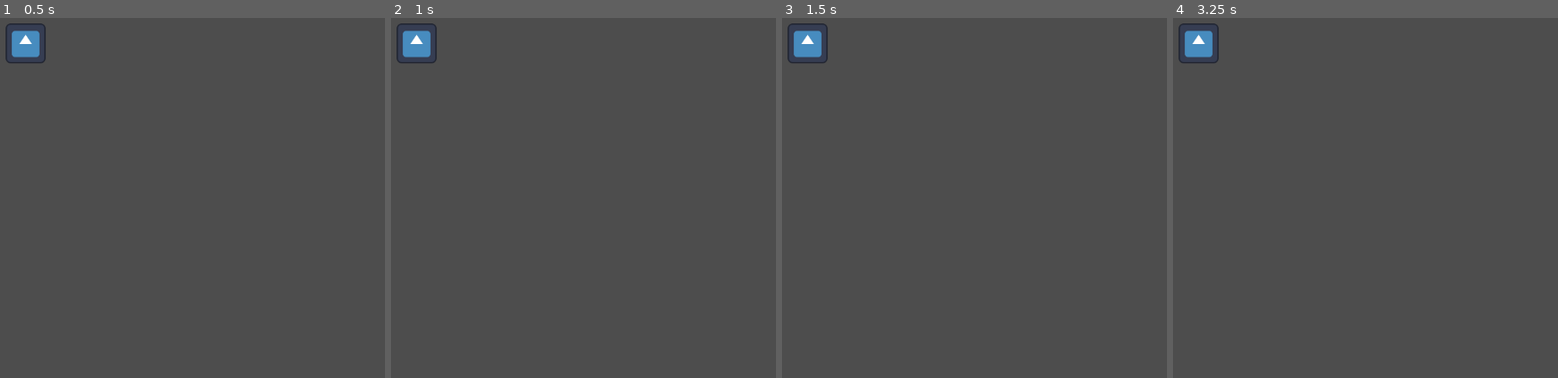
Above: before the commit, frames 1-4 (left to right).
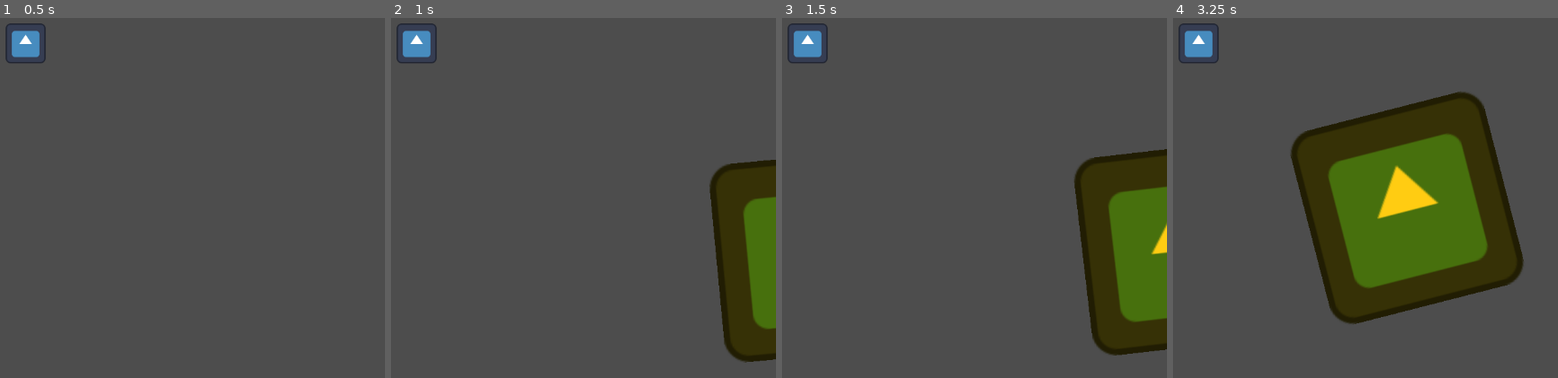
Above: after the commit, the same moments.

Repository: MANM-ANMM/jam_orage_o_rage
Game: Godot game, scene res://scene/main.tscn
The game is run twice, just before and just after one commit, with the same random seed, the same clock (stepped at 60 frames per second) and the same inputs. The engine's default icon, where the game draws it, is replaced by a stand-in: a white triangle on a blue panel in a dark square.
Inputs (mouse positions are in pixels of both pictures, inside the frame that each line leads up to):
- Up to frame 1 (0.5 s): no input
- Up to frame 2 (1 s): tap Enter (ui_accept) at 0.5, 0.77 s; move the mouse to (575, 180) at 0.52 s; hold Right (move_right) from 0.53 s (still down)
- Up to frame 3 (1.5 s): move the mouse to (outside the picture) at 1.27 s; release Right (move_right) at 1.28 s; hold Left (move_left) from 1.28 s (still down)
- Up to frame 4 (3.25 s): tap Enter (ui_accept) at 1.52, 3.02 s; move the mouse to (1269, 111) at 2.02 s; release Left (move_left) at 2.03 s; hold Right (move_right) from 2.03 s (still down); move the mouse to (outside the picture) at 2.77 s

Frame 1 is identical in both runs. In frame 2, 8.4% of the frame differs, in the area x 82-100%, y 39-96%; in frame 3, 12%; in frame 4, 28%, in the area x 30-92%, y 20-86%.

Commit message:
système degats

Diff:
--- a/project.godot
+++ b/project.godot
@@ -37,6 +37,8 @@
 
 2d_physics/layer_2="chantier"
 2d_physics/layer_3="batiment"
+2d_physics/layer_4="sensible_degats"
+2d_physics/layer_5="sensible_foudre"
 
 [rendering]
 
--- a/scene/constructions/batiment.tscn
+++ b/scene/constructions/batiment.tscn
@@ -3,6 +3,6 @@
 [ext_resource type="Script" path="res://script/batiment.gd" id="1_g0wtu"]
 
 [node name="Batiment" type="StaticBody2D"]
-collision_layer = 4
+collision_layer = 12
 collision_mask = 0
 script = ExtResource("1_g0wtu")
--- a/scene/constructions/chantier.tscn
+++ b/scene/constructions/chantier.tscn
@@ -6,7 +6,7 @@
 radius = 25.0
 
 [node name="chantier" type="StaticBody2D"]
-collision_layer = 2
+collision_layer = 10
 collision_mask = 0
 script = ExtResource("1_g1s76")
 
--- a/scene/main.tscn
+++ b/scene/main.tscn
@@ -6,7 +6,9 @@
 [ext_resource type="PackedScene" uid="uid://3c52545gaet2" path="res://scene/player.tscn" id="4_d6ngq"]
 [ext_resource type="PackedScene" uid="uid://bjyjef8wd85i3" path="res://scene/constructions/adeptes/chantier_temple.tscn" id="5_f7pyk"]
 [ext_resource type="PackedScene" uid="uid://b0rirvskmpf7i" path="res://scene/personnages/adeptes/adepte_constructeur.tscn" id="5_vn2rs"]
+[ext_resource type="PackedScene" uid="uid://do855p11p6w40" path="res://scene/constructions/adeptes/temple.tscn" id="6_556qx"]
 [ext_resource type="PackedScene" uid="uid://dgx465jyd2y5w" path="res://scene/personnages/adeptes/adepte_pose_chantier.tscn" id="7_xuc5i"]
+[ext_resource type="PackedScene" uid="uid://b2yap1l1e3a52" path="res://scene/personnages/apostats/apostat_guerrier.tscn" id="8_3brll"]
 
 [node name="main" type="Node2D"]
 script = ExtResource("1_rtxvy")
@@ -27,15 +29,23 @@
 [node name="batiments" type="Node2D" parent="Planete"]
 
 [node name="ChantierTemple" parent="Planete/batiments" instance=ExtResource("5_f7pyk")]
-position = Vector2(214, -786)
+position = Vector2(208, -792)
+
+[node name="Temple" parent="Planete/batiments" instance=ExtResource("6_556qx")]
+position = Vector2(327, -736)
 
 [node name="personnages" type="Node2D" parent="Planete"]
 
-[node name="adepte" parent="Planete/personnages" instance=ExtResource("5_vn2rs")]
-position = Vector2(129, -816)
-
 [node name="AdeptePoseChantier" parent="Planete/personnages" instance=ExtResource("7_xuc5i")]
 position = Vector2(281, -776)
+collision_layer = 1
 
 [node name="AdeptePoseChantier2" parent="Planete/personnages" instance=ExtResource("7_xuc5i")]
 position = Vector2(250, -789)
+collision_layer = 1
+
+[node name="ApostatGuerrier" parent="Planete/personnages" instance=ExtResource("8_3brll")]
+position = Vector2(158, -805)
+
+[node name="AdepteConstructeur" parent="Planete/personnages" instance=ExtResource("5_vn2rs")]
+position = Vector2(129, -800)
--- /dev/null
+++ b/scene/personnages/apostats/apostat_guerrier.tscn
@@ -0,0 +1,24 @@
+[gd_scene load_steps=5 format=3 uid="uid://b2yap1l1e3a52"]
+
+[ext_resource type="PackedScene" uid="uid://b11tyoc8vc22q" path="res://scene/personnages/personnage.tscn" id="1_1pcxc"]
+[ext_resource type="PackedScene" uid="uid://bnogq2r2rhcu0" path="res://scene/personnages/arme.tscn" id="2_b4pjv"]
+
+[sub_resource type="CircleShape2D" id="CircleShape2D_yq8d6"]
+radius = 15.0
+
+[sub_resource type="CircleShape2D" id="CircleShape2D_04k6o"]
+radius = 4.0
+
+[node name="ApostatGuerrier" instance=ExtResource("1_1pcxc")]
+peuple = 1
+
+[node name="CollisionShape2D" type="CollisionShape2D" parent="." index="0"]
+shape = SubResource("CircleShape2D_yq8d6")
+debug_color = Color(0.866667, 0, 0.862745, 0.419608)
+
+[node name="Arme" parent="." index="1" instance=ExtResource("2_b4pjv")]
+peuple = 1
+
+[node name="CollisionShape2D" type="CollisionShape2D" parent="Arme" index="0"]
+position = Vector2(0, 20)
+shape = SubResource("CircleShape2D_04k6o")
--- /dev/null
+++ b/scene/personnages/arme.tscn
@@ -0,0 +1,14 @@
+[gd_scene load_steps=2 format=3 uid="uid://bnogq2r2rhcu0"]
+
+[ext_resource type="Script" path="res://script/arme.gd" id="1_qp1tr"]
+
+[node name="Arme" type="Area2D"]
+collision_layer = 0
+collision_mask = 8
+script = ExtResource("1_qp1tr")
+
+[node name="Timer" type="Timer" parent="."]
+wait_time = 0.5
+autostart = true
+
+[connection signal="timeout" from="Timer" to="." method="_on_timer_timeout"]
--- a/scene/personnages/personnage.tscn
+++ b/scene/personnages/personnage.tscn
@@ -3,4 +3,5 @@
 [ext_resource type="Script" path="res://script/personnage.gd" id="1_6ah6j"]
 
 [node name="personnage" type="CharacterBody2D"]
+collision_layer = 25
 script = ExtResource("1_6ah6j")
--- /dev/null
+++ b/script/arme.gd
@@ -0,0 +1,16 @@
+extends Area2D
+
+@export var speed := PI/2
+@export var degats := 1
+@export var peuple : Types.Peuple
+
+# Called every frame. 'delta' is the elapsed time since the previous frame.
+func _physics_process(delta):
+	rotate(speed*delta)
+
+func _on_timer_timeout():
+	infliger_degats()
+
+func infliger_degats():
+	for b in get_overlapping_bodies():
+		b.subir_degats(degats)
--- a/script/batiment.gd
+++ b/script/batiment.gd
@@ -1,3 +1,16 @@
 extends Node2D
 
 @export var peuple : Types.Peuple
+
+@export var niveau_construction := 4 :
+	set(val):
+		niveau_construction = val
+		if niveau_construction<=0:
+			destruction()
+
+
+func subir_degats(degats:int):
+	niveau_construction -= degats
+
+func destruction():
+	queue_free()
--- a/script/chantier.gd
+++ b/script/chantier.gd
@@ -9,6 +9,8 @@
 		niveau_construction = val
 		if niveau_construction >= difficulte_construction:
 			spawn_batiment()
+		elif niveau_construction<0:
+			destruction()
 
 @export var difficulte_construction := 4
 
@@ -22,3 +24,10 @@
 func _ready():
 	var up_direction = (get_parent().global_position - global_position).normalized()
 	rotation = up_direction.rotated(-PI/2).angle()
+
+func subir_degats(degats:int):
+	niveau_construction -= degats
+
+
+func destruction():
+	queue_free()
--- a/script/personnage.gd
+++ b/script/personnage.gd
@@ -4,6 +4,11 @@
 @onready var planete : Node2D = get_parent()
 const puissance_gravite := 100.0
 @export var speed := 10.0
+@export var vie := 1 :
+	set(val):
+		vie = val
+		if vie <= 0:
+			mourrir()
 
 var direction : float = -1.0
 
@@ -23,3 +28,12 @@
 	velocity += up_direction * puissance_gravite
 
 	move_and_slide()
+
+func subir_degats(degats:int):
+	vie -= degats
+
+func subir_foudre(foudre:int):
+	vie -= foudre
+
+func mourrir():
+	queue_free()
Not shown: 1 places in scene/main.tscn that only renumber resources
